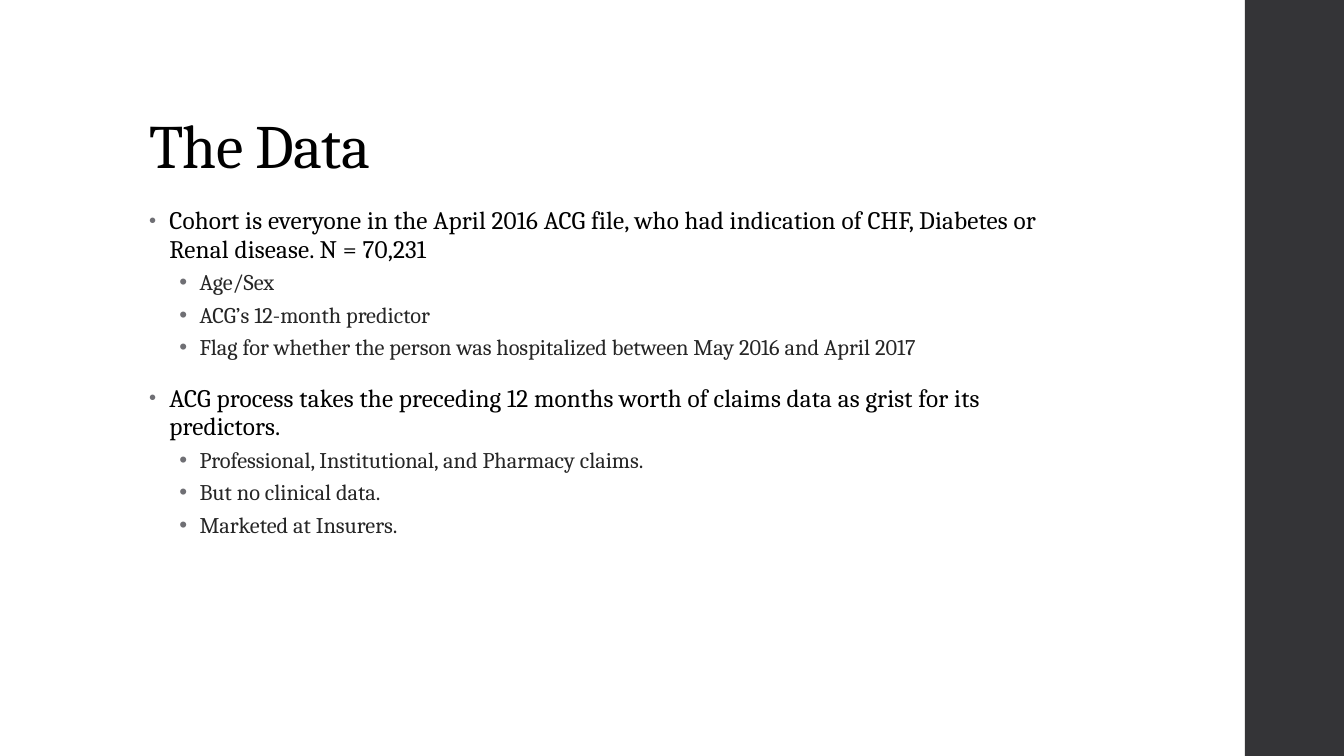
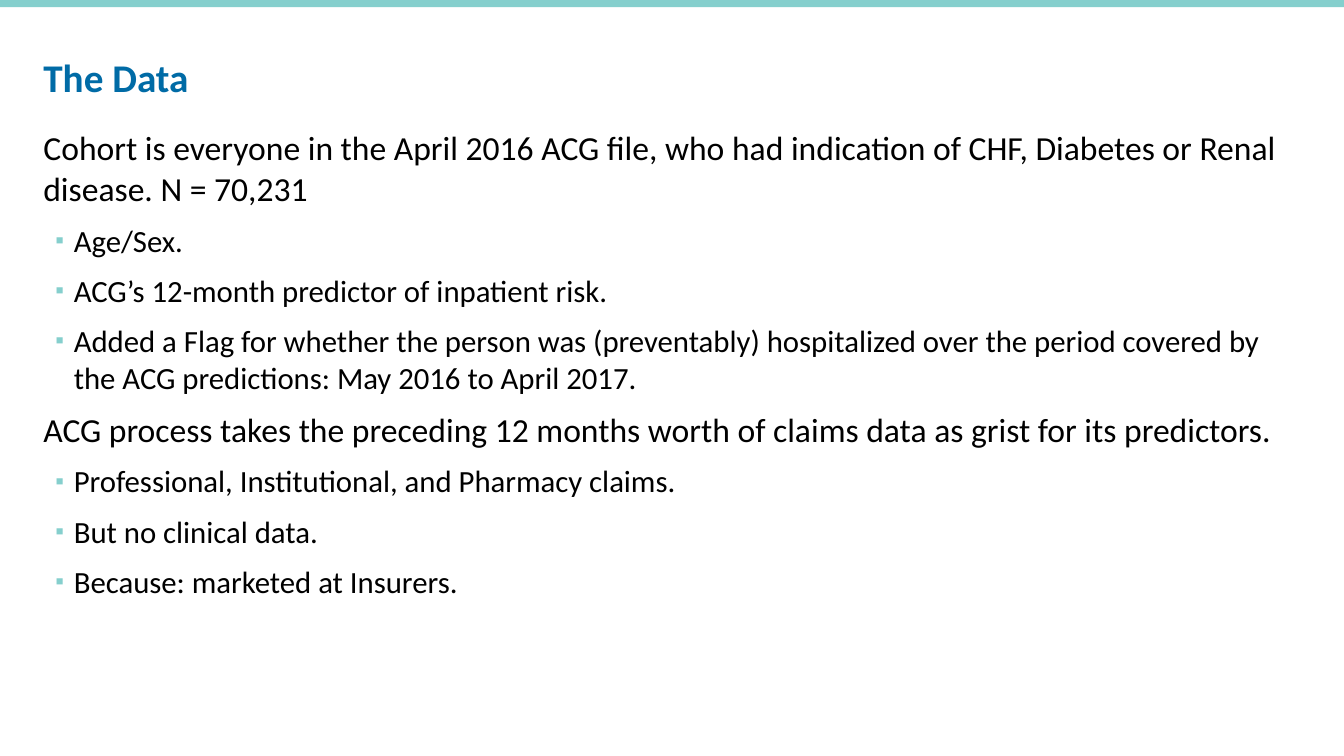
Before and after one commit to rpardee/hcsrn_2019, a slide deck: slide 4 of hcsrn_webinar_diy_analytics.pptx. Drawn at 1344x756 pixels with LibreOffice and Linux fonts; fonts in the diff are those of the drawing; background and template pictures are left out. Boxes give left, top, right and bottom in pixels: in the first picture for what was removed or moved away, otherwise in the second. Text is boxed around its words. In the diff, an @@ line names an element or a change of style, - is before the commit and + after.

```diff
--- a/hcsrn_webinar_diy_analytics.pptx
+++ b/hcsrn_webinar_diy_analytics.pptx
@@ rectangle added at <box>0,0,1344,7</box>, fill #85CFCD @@
@@ title "The Data": place and size @@
-title "The Data" at <box>149,125,370,169</box>
+title "The Data" at <box>43,64,188,93</box>
@@ title "The Data" at <box>43,64,188,93</box>: size 44 to 28 pt, font Cambria to Calibri, text colour #000000 to #006BA6, letter spacing -0.5 to 0 pt, bold on; line spacing 0.9 to 0.8 @@
@@ rectangle removed at <box>1245,0,1344,756</box> @@
@@ text "Cohort is everyone in the ...": place and size @@
-text "Cohort is everyone in the ..." at <box>169,211,1036,534</box>
+text "Cohort is everyone in the ..." at <box>43,136,1276,594</box>
@@ text at <box>43,136,1276,544</box>: size 18 to 24 pt, letter spacing 0.1 to 0 pt in "Cohort is everyone in the April 2016 ...", "ACG process takes the preceding 12 months ..."; font Cambria to Calibri in "Cohort is everyone in the April 2016 ...", "ACG process takes the preceding 12 months ...", "Professional, Institutional, and Pharmacy claims.", "But no clinical data."; size 16 to 22 pt, text colour #262626 to #000000 in "Professional, Institutional, and Pharmacy claims.", "But no clinical data."; bullet • to none; line spacing 0.95 to 1; less space between paragraphs; bullet • to ▪; line spacing 0.9 to 1; more space between paragraphs; bullet colour #6F6F74 to #85CFCD @@
@@ text at <box>74,230,1259,394</box>: text changed; size 16 to 22 pt; font Cambria to Calibri; text colour #262626 to #000000 @@
-  • Age/Sex
-  • ACG’s 12-month predictor
-  • Flag for whether the person was hospitalized between May 2016 and April 2017
+  ▪ Age/Sex.
+  ▪ ACG’s 12-month predictor of inpatient risk.
+  ▪ Added a Flag for whether the person was (preventably) hospitalized over the period covered by the ACG predictions: May 2016 to April 2017.
@@ text at <box>74,571,458,594</box>: text changed; size 16 to 22 pt; font Cambria to Calibri; text colour #262626 to #000000 @@
-  • Marketed at Insurers.
+  ▪ Because: marketed at Insurers.
```
Also in this commit, not shown: 13 other slides changed, 9 slides added, 7 slides removed, 1 other file.
